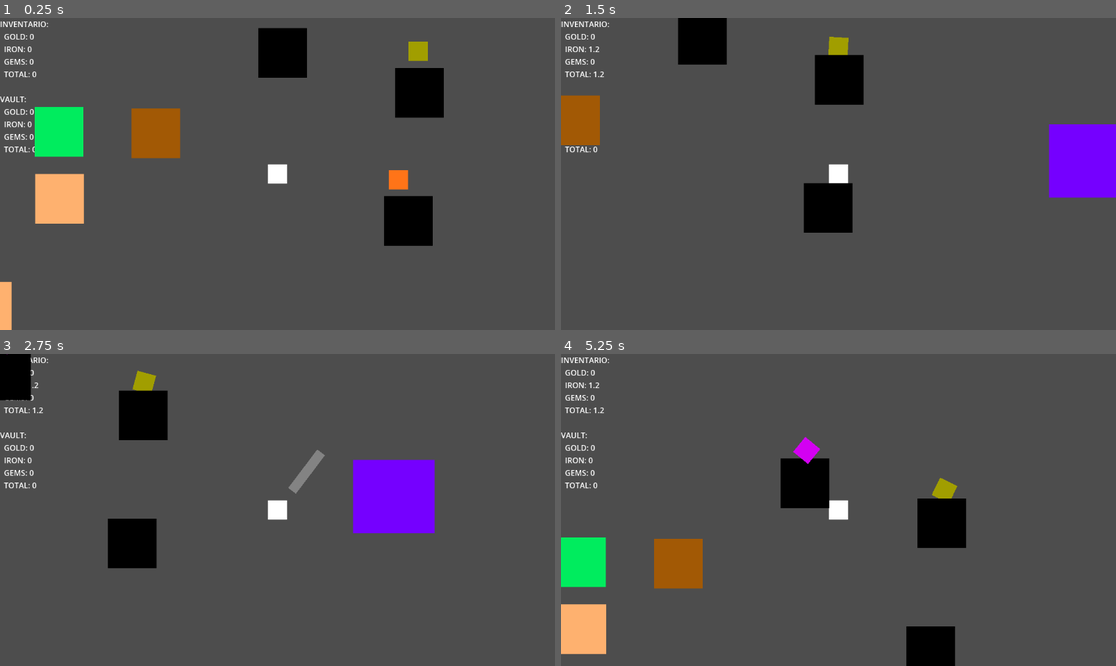
Above: before the commit, frames 1-4 (two rows, left to right).
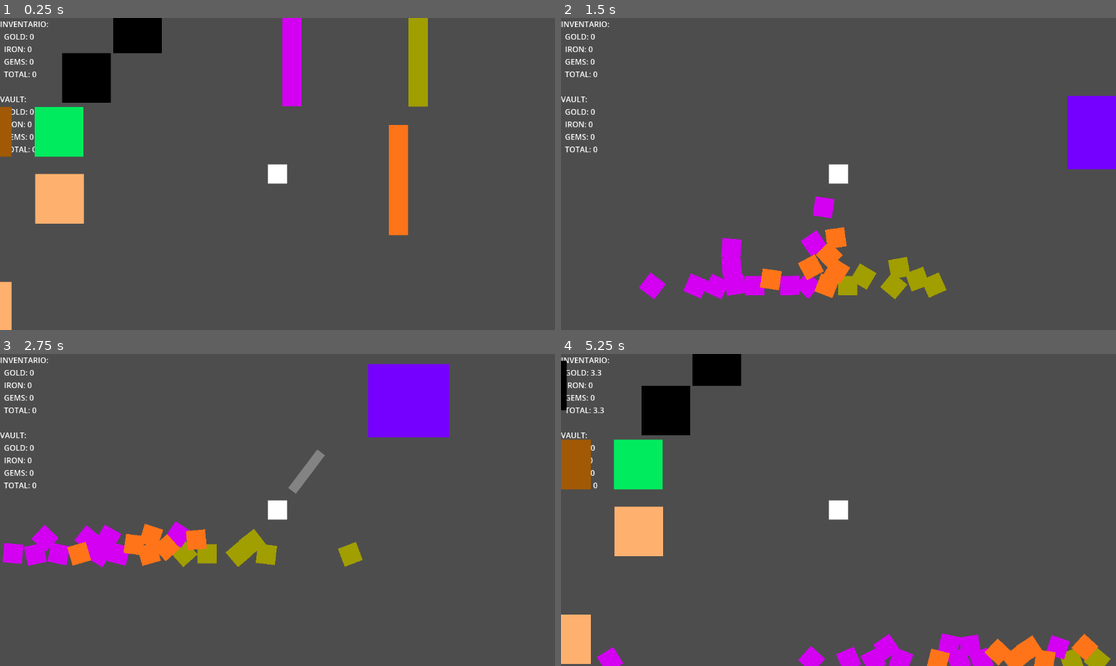
Above: after the commit, the same moments.

Repository: Themecus/Juego-de-mineria
Game: Godot game, scene res://Scene/test_zone.tscn
Two runs of this game, one before a commit and one after it. Both use one fixed random seed, a clock stepped at 60 frames per second and the inputs below.
Inputs (mouse positions are in pixels of both pictures, inside the frame that each line leads up to):
- Up to frame 1 (0.25 s): no input
- Up to frame 2 (1.5 s): move the mouse to (960, 158) at 0.52 s; hold D (Right) 0.53-1.28 s; hold Right mouse button (Sack) 0.53-1.28 s; tap Space (Touch) at 0.8, 1.35 s; move the mouse to (727, 189) at 1.27 s; hold S (Down) from 1.28 s (still down)
- Up to frame 3 (2.75 s): right-click (166, 525) at 1.55 s; move the mouse to (333, 441) at 2.02 s; release S (Down) at 2.03 s; press the mouse at (333, 441) at 2.03 s; hold D (Right) from 2.03 s (still down); tap Space (Touch) at 2.3 s
- Up to frame 4 (5.25 s): move the mouse to (810, 572) at 2.77 s; release D (Right) at 2.78 s; release the mouse at (810, 572) at 2.78 s; hold W (Up) 2.78-3.53 s; right-click (810, 572) at 2.85 s; move the mouse to (1005, 556) at 3.52 s; hold A (Left) 3.53-5.03 s; tap Space (Touch) at 3.6, 5.1 s; move the mouse to (672, 463) at 4.27 s; right-click (672, 463) at 4.35 s; move the mouse to (866, 510) at 5.02 s; hold S (Down) from 5.03 s (still down)

The runs differ from the first frame. In frame 1, 9.8% of the frame differs, in the area x 0-80%, y 0-74%; in frame 2, 12%; in frame 3, 14%; in frame 4, 17%, in the area x 0-99%, y 0-100%.

Commit message:
cambios y mejoras:
Crear un “ataque” que haga aparecer a la bolsa frente de uno como cuando usa la pala
Mapear la bolsa al click derecho

Diff:
--- /dev/null
+++ b/juego-de-mineria/Scene/bag.tscn
@@ -0,0 +1,18 @@
+[gd_scene format=3 uid="uid://bgig465kd3gg2"]
+
+[sub_resource type="RectangleShape2D" id="RectangleShape2D_hlfc2"]
+
+[node name="Bag" type="Node2D" unique_id=1314187330]
+
+[node name="Area2D" type="Area2D" parent="." unique_id=201714226]
+
+[node name="CollisionShape2D" type="CollisionShape2D" parent="Area2D" unique_id=1783906400]
+scale = Vector2(4, 4)
+shape = SubResource("RectangleShape2D_hlfc2")
+
+[node name="ColorRect" type="ColorRect" parent="Area2D" unique_id=53380284]
+offset_left = -40.0
+offset_top = -41.0
+offset_right = 42.0
+offset_bottom = 42.0
+color = Color(0.16862746, 0.20392157, 0.18431373, 1)
--- a/juego-de-mineria/Scene/player.tscn
+++ b/juego-de-mineria/Scene/player.tscn
@@ -3,12 +3,13 @@
 [ext_resource type="Script" uid="uid://dy7lv8gwo0e3g" path="res://Scripts/Player.gd" id="1_kelma"]
 [ext_resource type="PackedScene" uid="uid://cgdikpyvawqkf" path="res://Scene/shovel.tscn" id="2_xa75v"]
 [ext_resource type="Script" uid="uid://b1jki3stir1xu" path="res://Scripts/console.gd" id="2_y8w33"]
+[ext_resource type="Script" uid="uid://1quje131xnvy" path="res://Scripts/bag.gd" id="4_58ae2"]
 
 [sub_resource type="CircleShape2D" id="CircleShape2D_y8w33"]
 radius = 20.0
 
 [sub_resource type="RectangleShape2D" id="RectangleShape2D_kelma"]
-size = Vector2(68, 66)
+size = Vector2(68, 138)
 
 [node name="Player" type="Node2D" unique_id=1812824144]
 
@@ -38,11 +39,13 @@
 [node name="CollisionShape2D" type="CollisionShape2D" parent="Player" unique_id=1751407248]
 shape = SubResource("CircleShape2D_y8w33")
 
-[node name="Area2D" type="Area2D" parent="Player" unique_id=1935631582]
+[node name="Bag" type="Area2D" parent="Player" unique_id=1935631582]
+script = ExtResource("4_58ae2")
 
-[node name="CollisionShape2D" type="CollisionShape2D" parent="Player/Area2D" unique_id=1166820741]
+[node name="CollisionShape2D" type="CollisionShape2D" parent="Player/Bag" unique_id=1166820741]
 shape = SubResource("RectangleShape2D_kelma")
 
-[connection signal="area_entered" from="Player/Area2D" to="Player" method="_on_area_2d_area_entered"]
-[connection signal="area_exited" from="Player/Area2D" to="Player" method="_on_area_2d_area_exited"]
-[connection signal="body_entered" from="Player/Area2D" to="Player" method="_on_area_2d_body_entered"]
+[connection signal="area_entered" from="Player/Bag" to="Player" method="_on_bag_area_entered"]
+[connection signal="area_exited" from="Player/Bag" to="Player" method="_on_bag_area_exited"]
+[connection signal="body_entered" from="Player/Bag" to="Player" method="_on_bag_body_entered"]
+[connection signal="body_exited" from="Player/Bag" to="Player" method="_on_bag_body_exited"]
--- a/juego-de-mineria/Scene/test_zone.tscn
+++ b/juego-de-mineria/Scene/test_zone.tscn
@@ -24,7 +24,7 @@
 scale = Vector2(11.203643, -0.42552656)
 
 [node name="Stone" parent="." unique_id=1794573011 instance=ExtResource("4_ogxn6")]
-position = Vector2(254, 0)
+position = Vector2(-308, -400)
 
 [node name="StoneI" parent="." unique_id=384920675 instance=ExtResource("6_vupva")]
 position = Vector2(-470, -46)
@@ -36,19 +36,79 @@
 position = Vector2(-620, 178)
 
 [node name="StoneG" parent="." unique_id=1293132955 instance=ExtResource("5_vupva")]
-position = Vector2(-270, -182)
+position = Vector2(-620, -185)
 
 [node name="Gold" parent="." unique_id=565720635 instance=ExtResource("8_dft1r")]
 position = Vector2(255, -400)
 
+[node name="Gold2" parent="." unique_id=35787774 instance=ExtResource("8_dft1r")]
+position = Vector2(255, -400)
+
+[node name="Gold3" parent="." unique_id=335033724 instance=ExtResource("8_dft1r")]
+position = Vector2(255, -400)
+
+[node name="Gold4" parent="." unique_id=1827979368 instance=ExtResource("8_dft1r")]
+position = Vector2(255, -400)
+
+[node name="Gold5" parent="." unique_id=1391236275 instance=ExtResource("8_dft1r")]
+position = Vector2(255, -400)
+
+[node name="Gold6" parent="." unique_id=1655959977 instance=ExtResource("8_dft1r")]
+position = Vector2(255, -400)
+
 [node name="Stone2" parent="." unique_id=150805686 instance=ExtResource("4_ogxn6")]
-position = Vector2(277, -266)
+position = Vector2(-414, -297)
 
 [node name="Stone3" parent="." unique_id=2106821284 instance=ExtResource("4_ogxn6")]
-position = Vector2(-7, -349)
+position = Vector2(-670, -349)
 
 [node name="Gems" parent="." unique_id=758999548 instance=ExtResource("9_r7m10")]
 position = Vector2(13, -476)
 
+[node name="Gems2" parent="." unique_id=1271102266 instance=ExtResource("9_r7m10")]
+position = Vector2(13, -476)
+
+[node name="Gems3" parent="." unique_id=418794269 instance=ExtResource("9_r7m10")]
+position = Vector2(13, -476)
+
+[node name="Gems4" parent="." unique_id=871989624 instance=ExtResource("9_r7m10")]
+position = Vector2(13, -476)
+
+[node name="Gems5" parent="." unique_id=131068036 instance=ExtResource("9_r7m10")]
+position = Vector2(13, -476)
+
+[node name="Gems6" parent="." unique_id=929923788 instance=ExtResource("9_r7m10")]
+position = Vector2(13, -476)
+
+[node name="Gems7" parent="." unique_id=1344466685 instance=ExtResource("9_r7m10")]
+position = Vector2(13, -476)
+
+[node name="Gems8" parent="." unique_id=668190409 instance=ExtResource("9_r7m10")]
+position = Vector2(13, -476)
+
+[node name="Gems9" parent="." unique_id=1838532544 instance=ExtResource("9_r7m10")]
+position = Vector2(13, -476)
+
+[node name="Gems10" parent="." unique_id=2008706544 instance=ExtResource("9_r7m10")]
+position = Vector2(13, -476)
+
+[node name="Gems11" parent="." unique_id=1127780990 instance=ExtResource("9_r7m10")]
+position = Vector2(13, -476)
+
 [node name="Iron" parent="." unique_id=406422622 instance=ExtResource("10_qvdh3")]
 position = Vector2(214, -133)
+
+[node name="Iron2" parent="." unique_id=341065954 instance=ExtResource("10_qvdh3")]
+position = Vector2(214, -133)
+
+[node name="Iron3" parent="." unique_id=1465727410 instance=ExtResource("10_qvdh3")]
+position = Vector2(214, -133)
+
+[node name="Iron4" parent="." unique_id=1427811237 instance=ExtResource("10_qvdh3")]
+position = Vector2(214, -133)
+
+[node name="Iron5" parent="." unique_id=559076727 instance=ExtResource("10_qvdh3")]
+position = Vector2(214, -133)
+
+[node name="Iron6" parent="." unique_id=1586339167 instance=ExtResource("10_qvdh3")]
+position = Vector2(214, -133)
--- a/juego-de-mineria/Scripts/Player.gd
+++ b/juego-de-mineria/Scripts/Player.gd
@@ -31,7 +31,8 @@
 		console.dataVisible()
 
 func touch(delta):
-	if Input.is_action_just_pressed("Touch") and inventory.total < limitOres:
+	if Input.is_action_pressed("Sack") and inventory.total < limitOres:
+
 		# esto sera un acumulador de los diferentes minerales que encontremos
 		# Agarrandolos de un golpe y poder guardar muchos a la vez
 		var resources = {
@@ -42,14 +43,17 @@
 		var oreDelete = []
 
 		# Recolectar todas las areas
-		for area in $Area2D.get_overlapping_areas():
+		for area in $Bag.get_overlapping_areas():
+
 			#Tener al dia el peso para ver si podemos proceder
 			if inventory.total>= limitOres:
 				break
 
 			# Verificar por nombre exacto de las areas
 			var ore_name = area.name
+
 			if ore_name == "Gold" or ore_name == "Iron" or ore_name == "Gems" or ore_name == "Gold2" or ore_name == "Iron2" or ore_name == "Gems2":
+
 				#si ves un dos quiere decir que se refiere al body y no area
 				var mineral = area.get_parent()
 				if is_instance_valid(mineral) and mineral.has_method("revenue"):
@@ -65,7 +69,8 @@
 					resources[tipo_base] += mineral.revenue()
 					oreDelete.append(mineral)
 		# Recolectar todos los cuerpos
-		for body in $Area2D.get_overlapping_bodies():
+
+		for body in $Bag.get_overlapping_bodies():
 			#Tener al dia el peso para ver si podemos proceder
 			if inventory.total>= limitOres:
 				break
@@ -99,7 +104,7 @@
 				if is_instance_valid(mineral):
 					mineral.take()
 			#Actualizar contador de minerales cerca
-			oresCloset = $Area2D.get_overlapping_areas().size() + $Area2D.get_overlapping_bodies().size()
+			oresCloset = $Bag.get_overlapping_areas().size() + $Bag.get_overlapping_bodies().size()
 
 
 func moving(delta):
@@ -108,7 +113,8 @@
 	move_and_slide()#motor de movimiento
 
 
-func _on_area_2d_area_entered(area):#colocar en un grupo de cosas que solo se pueden iteractuar
+func _on_bag_area_entered(area: Area2D) -> void:#colocar en un grupo de cosas que solo se pueden iteractuar
+
 	if area.name=="Gold" or area.name=="Iron" or area.name=="Gems" or area.name=="Gold2" or area.name=="Iron2" or area.name=="Gems2":#ten siempre en cuenta los nombres de cada nodo para llamarlos
 		nameOre=area.name
 		oresCloset += 1
@@ -122,14 +128,15 @@
 		inventory.iron = 0
 		inventory.gems = 0
 
-func _on_area_2d_area_exited(area):
+
+func _on_bag_area_exited(area: Area2D) -> void:
 	if area.name=="Gold" or area.name=="Iron" or area.name=="Gems" or area.name=="Gold2" or area.name=="Iron2" or area.name=="Gems2":
 		oresCloset -= 1
 		if oresCloset <= 0:
 			oresCloset = 0
 
 
-func _on_area_2d_body_entered(body: Node2D) -> void:
+func _on_bag_body_entered(body: Node2D) -> void:
 	if body.name=="Gold" or body.name=="Iron" or body.name=="Gems" or body.name=="Gold2" or body.name=="Iron2" or body.name=="Gems2":#ten siempre en cuenta los nombres de cada nodo para llamarlos
 		nameOre=body.name
 		oresCloset += 1
@@ -143,7 +150,8 @@
 		inventory.iron = 0
 		inventory.gems = 0
 
-func _on_area_2d_body_exited(body):
+
+func _on_bag_body_exited(body: Node2D) -> void:
 	if body.name=="Gold" or body.name=="Iron" or body.name=="Gems" or body.name=="Gold2" or body.name=="Iron2" or body.name=="Gems2":
 		oresCloset -= 1
 		if oresCloset <= 0:
--- /dev/null
+++ b/juego-de-mineria/Scripts/bag.gd
@@ -0,0 +1,34 @@
+extends Area2D
+
+@onready var collision_shape = $CollisionShape2D
+@onready var player = get_parent()
+@export var max_distance = 100
+@export var zone_lifetime = 0.3  #tiempo de vida de la zona
+
+func _ready():
+	visible = false# para la visibidad, por defecto no tendra
+	collision_shape.disabled = true#y su colision esta apagada por defecto
+
+func _input(event):
+	if event.is_action_pressed("Sack"):#si el boton del saco se presiona se crea la zona temporal
+		create_temp_zone()
+
+func create_temp_zone():
+	# Posicionar en el mouse
+	var mouse_pos = get_global_mouse_position()
+	var player_pos = player.global_position
+	var direction = (mouse_pos - player_pos).normalized()
+	var distance = min(player_pos.distance_to(mouse_pos), max_distance)
+
+	global_position = player_pos + (direction * distance)
+	rotation = (mouse_pos - global_position).angle()
+
+	# Se vuelve visible y recupera colision
+	visible = true
+	collision_shape.disabled = false
+
+	# Contandor para removerlo otra vez
+	await get_tree().create_timer(zone_lifetime).timeout
+	# Se vuelve a apagar
+	visible = false
+	collision_shape.disabled = true
Not shown, added: juego-de-mineria/Scripts/bag.gd.uid
